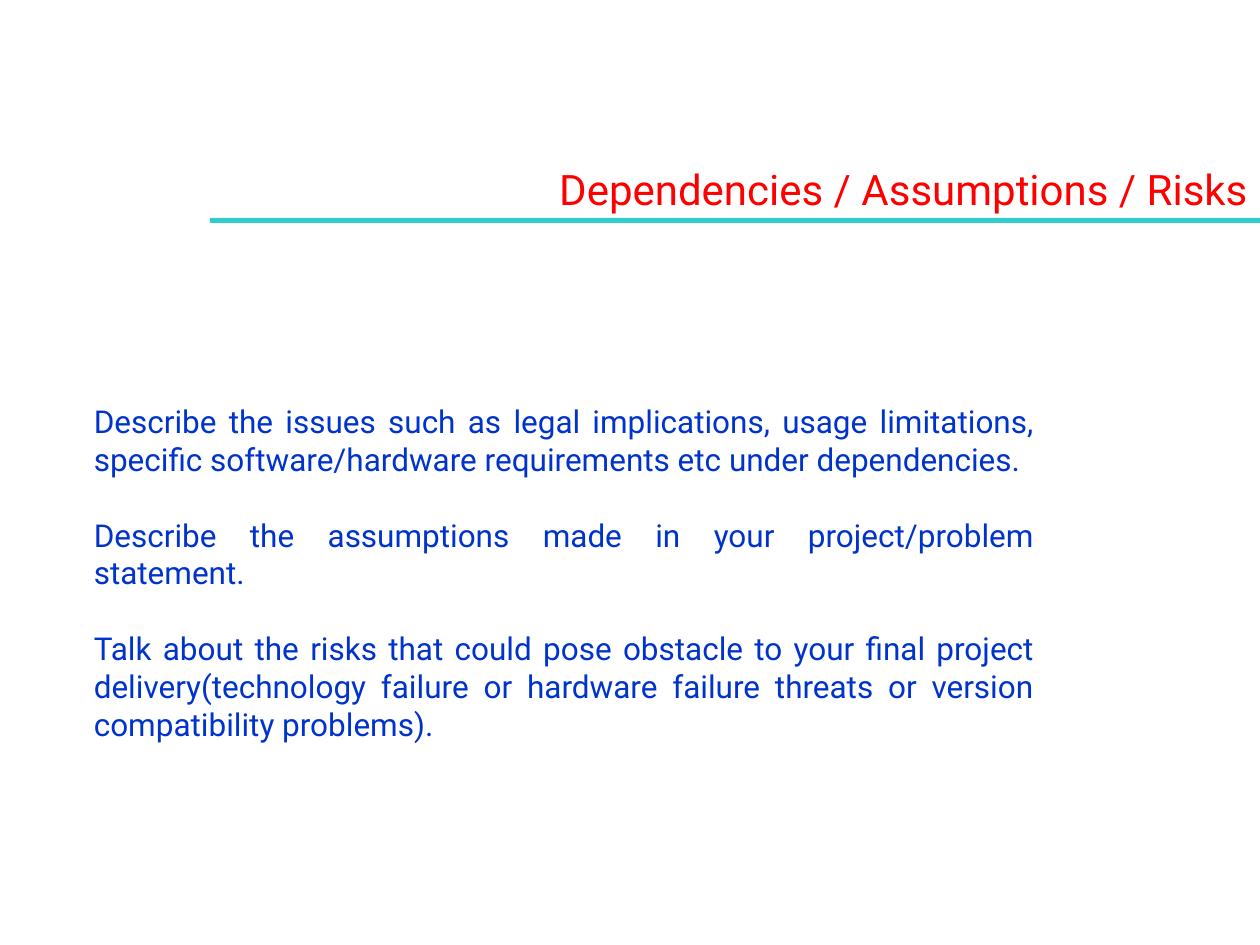
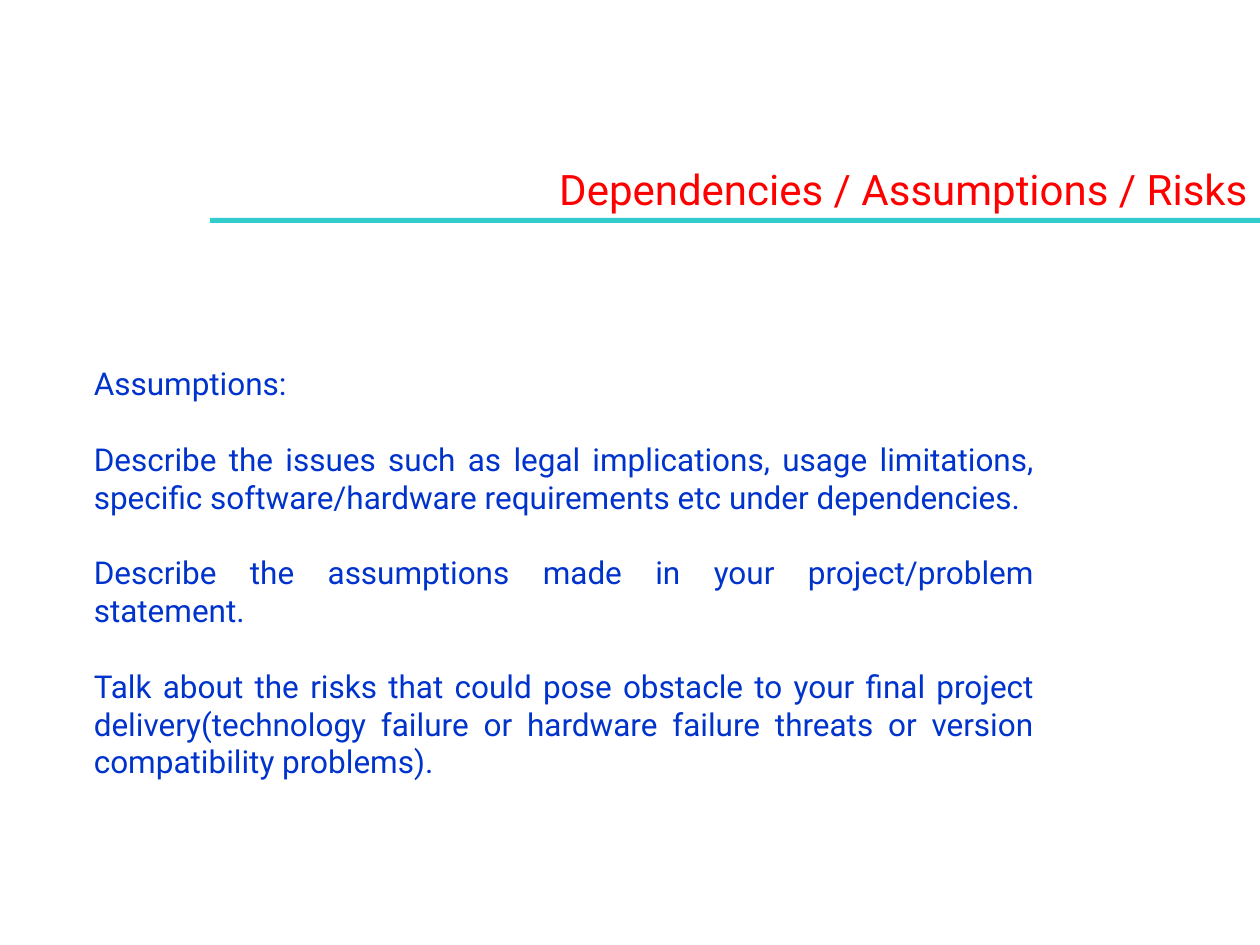
Before and after one commit to Surya-Narayan/Pacman, a slide deck: slide 5 of Resources/Presentation/Review 1 - Project Progress Presentation 2020.pptx. Drawn at 1260x945 pixels with LibreOffice and Linux fonts; fonts in the diff are those of the drawing; background and template pictures are left out. Boxes give left, top, right and bottom in pixels: in the first picture for what was removed or moved away, otherwise in the second. Text is boxed around its words. In the diff, an @@ line names an element or a change of style, - is before the commit and + after.

```diff
--- a/Resources/Presentation/Review 1 - Project Progress Presentation 2020.pptx
+++ b/Resources/Presentation/Review 1 - Project Progress Presentation 2020.pptx
@@ text at [94,372,287,402]: paragraph added @@
+Assumptions:
```
Also in this commit, not shown: 4 other slides changed, 2 slides added, 1 slide removed.
